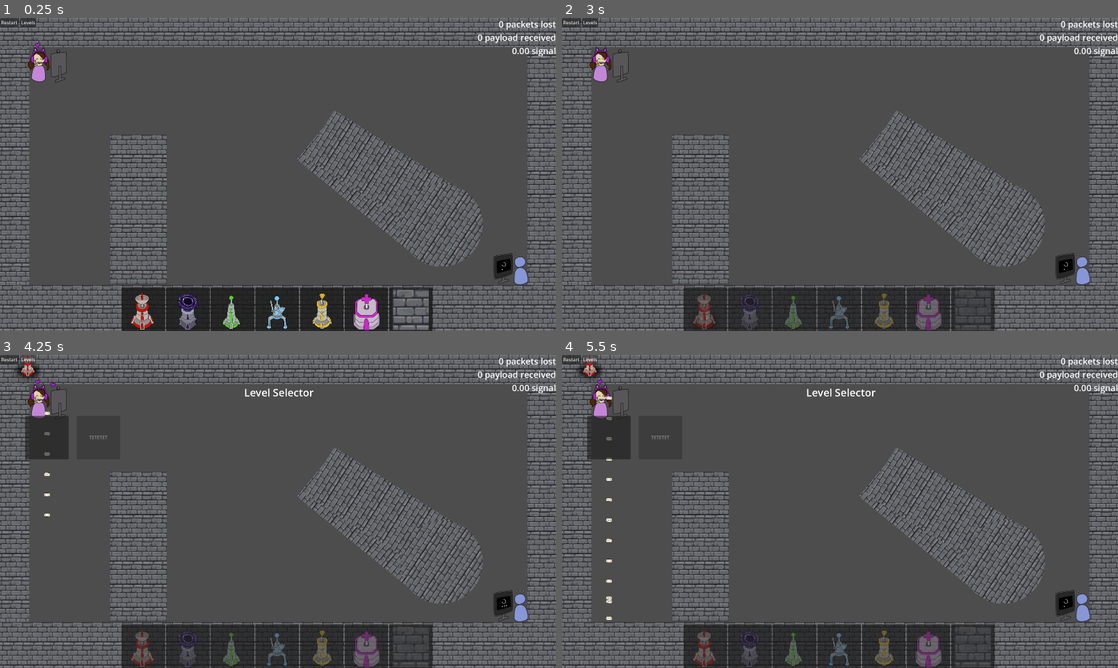
Above: before the commit, frames 1-4 (two rows, left to right).
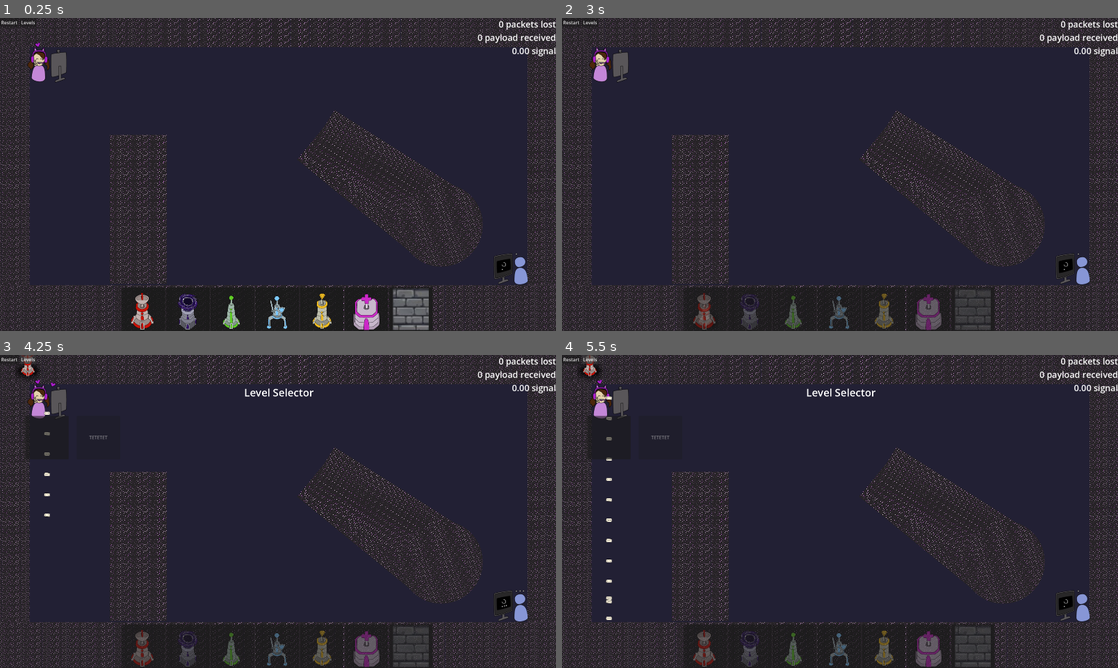
Above: after the commit, the same moments.

Repository: ryupold/ld59
Game: Godot game, scene res://scenes/main.tscn
Two runs of this game, one before a commit and one after it. Both use one fixed random seed, a clock stepped at 60 frames per second and the inputs below. The engine's default icon, where the game draws it, is replaced by a stand-in: a white triangle on a blue panel in a dark square.
Inputs (mouse positions are in pixels of both pictures, inside the frame that each line leads up to):
- Up to frame 1 (0.25 s): no input
- Up to frame 2 (3 s): click "Restart" at 0.5 s; click "Restart" at 1.25 s; click "Restart" at 2 s; click (706, 309) at 2.77 s
- Up to frame 3 (4.25 s): click "Levels" at 3.5 s
- Up to frame 4 (5.5 s): click "Levels" at 4.25 s; click "Levels" at 5 s

The runs differ from the first frame. In frame 1, 86% of the frame differs, in the area x 0-100%, y 0-100%; in frame 2, 86%; in frame 3, 85%; in frame 4, 85%.

Commit message:
add ground texture

Diff:
--- a/ld59-game/entities/walls/cicle_wall.tscn
+++ b/ld59-game/entities/walls/cicle_wall.tscn
@@ -1,8 +1,8 @@
 [gd_scene format=3 uid="uid://1jkoj7nk1gi3"]
 
 [ext_resource type="Texture2D" uid="uid://ru7u2urulhji" path="res://entities/walls/wall_texture_round.png" id="1_ietbt"]
-[ext_resource type="Texture2D" uid="uid://catuqaebhdrfa" path="res://entities/walls/wall_texture.jpg" id="1_n7i81"]
 [ext_resource type="Script" uid="uid://8570h0ya37kh" path="res://entities/walls/cicle_wall.gd" id="2_n7i81"]
+[ext_resource type="Texture2D" uid="uid://bm2pfm87jhsv" path="res://entities/walls/wall_texture.webp" id="3_ietbt"]
 
 [sub_resource type="CircleShape2D" id="CircleShape2D_n7i81"]
 radius = 409.4109
@@ -30,7 +30,7 @@
 offset_right = 500.0
 offset_bottom = 500.0
 pivot_offset = Vector2(250, 250)
-texture = ExtResource("1_n7i81")
+texture = ExtResource("3_ietbt")
 expand_mode = 1
 stretch_mode = 1
 
--- /dev/null
+++ b/ld59-game/entities/walls/ground.tscn
@@ -0,0 +1,9 @@
+[gd_scene format=3 uid="uid://12tdlmf5m3ru"]
+
+[ext_resource type="Texture2D" uid="uid://wkumfq0ovb34" path="res://entities/walls/ground.webp" id="1_k2u06"]
+
+[node name="Background" type="Node2D" unique_id=215101431]
+
+[node name="Sprite2D" type="Sprite2D" parent="." unique_id=519825193]
+scale = Vector2(20, 20)
+texture = ExtResource("1_k2u06")
--- a/ld59-game/entities/walls/rectangle_wall.tscn
+++ b/ld59-game/entities/walls/rectangle_wall.tscn
@@ -1,6 +1,6 @@
 [gd_scene format=3 uid="uid://cjubf2uowpulv"]
 
-[ext_resource type="Texture2D" uid="uid://catuqaebhdrfa" path="res://entities/walls/wall_texture.jpg" id="1_r0ave"]
+[ext_resource type="Texture2D" uid="uid://bm2pfm87jhsv" path="res://entities/walls/wall_texture.webp" id="1_r0ave"]
 [ext_resource type="Script" uid="uid://ba22j2606ajms" path="res://entities/walls/rectangle_wall.gd" id="2_vd46v"]
 
 [sub_resource type="RectangleShape2D" id="RectangleShape2D_of5om"]
--- a/ld59-game/entities/walls/walls.tscn
+++ b/ld59-game/entities/walls/walls.tscn
@@ -1,8 +1,11 @@
 [gd_scene format=3 uid="uid://3i1vgtrekd1x"]
 
+[ext_resource type="PackedScene" uid="uid://12tdlmf5m3ru" path="res://entities/walls/ground.tscn" id="1_ew4hc"]
 [ext_resource type="PackedScene" uid="uid://cjubf2uowpulv" path="res://entities/walls/rectangle_wall.tscn" id="2_ew4hc"]
 
 [node name="Walls" type="Node2D" unique_id=903204524]
+
+[node name="Background" parent="." unique_id=215101431 instance=ExtResource("1_ew4hc")]
 
 [node name="Left" parent="." unique_id=369208461 instance=ExtResource("2_ew4hc")]
 offset_left = -3040.0
Binary file added: ld59-game/entities/walls/ground.webp
Not shown, added: ld59-game/entities/walls/ground.webp.import
Binary file added: ld59-game/entities/walls/wall_texture.webp
Not shown, added: ld59-game/entities/walls/wall_texture.webp.import
